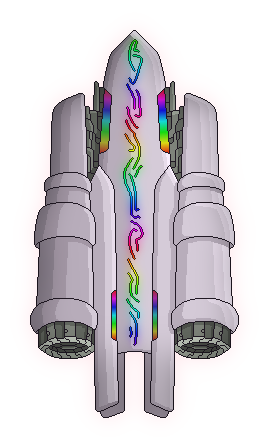
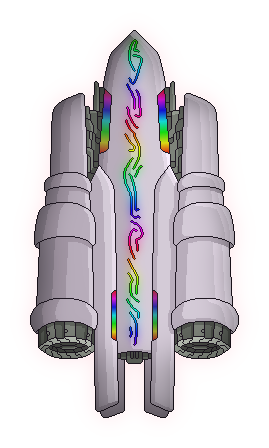
Two versions of the same layered image (w=269, h=448). Layer-by-layer changes:
"black shade": opacity 50% → 60%, painted on it over [30, 30, 239, 418]
painted on "base" over [118, 352, 151, 364]
painted on "pink glow" over [59, 352, 210, 418]
